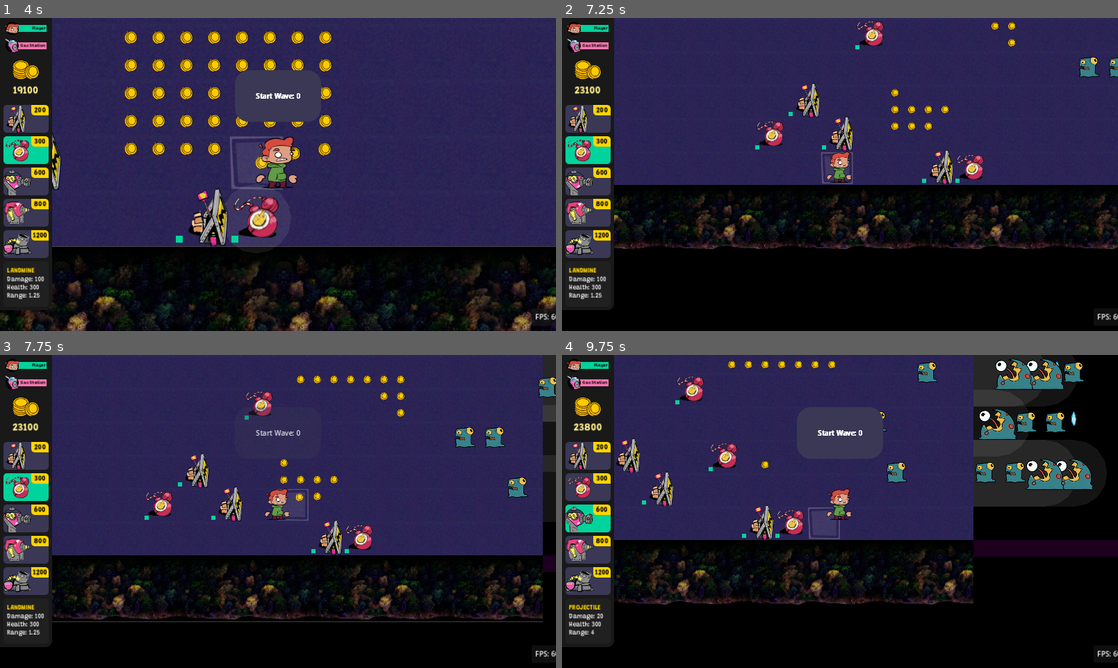
Above: before the commit, frames 1-4 (two rows, left to right).
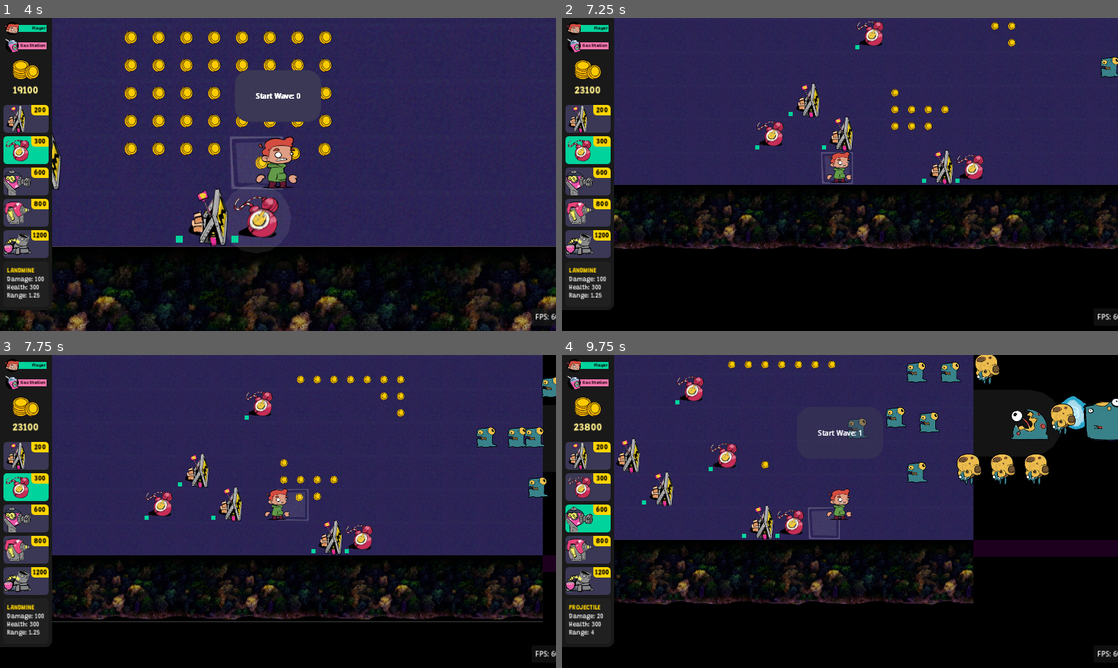
Above: after the commit, the same moments.

Repository: Slushie-Defense/Slushie
Game: Godot game, scene res://UserInterface/SplashScreen/SplashScreen.tscn
Same seed, same stepped clock (60 frames per second), same inputs: the game is played once before the commit and once after it. Sound files missing from this copy of the repository are replaced by a short silence.
Inputs:
- Up to frame 1 (4 s): click "Start" at 0.5 s; tap Enter (StartButton) at 1.25, 1.55, 2.1, 3.05 s; hold Right (RightButton) 1.28-2.03 s; hold Shift (ActionButton) 1.28-2.03 s; hold Down (DownButton) 2.03-2.78 s; tap Shift (ActionButton) at 2.3, 3.8 s; hold Right (RightButton) 2.78-3.53 s; hold Shift (ActionButton) 2.78-3.53 s; hold Up (UpButton) from 3.53 s (still down); tap E (SelectItemButton) at 3.6 s
- Up to frame 2 (7.25 s): release Up (UpButton) at 4.28 s; hold Enter (StartButton) 4.28-5.03 s; hold Left (LeftButton) 4.28-5.78 s; tap = (ZoomIn) at 5.1 s; tap Shift (ActionButton) at 5.3, 6.6 s; hold Down (DownButton) 5.78-6.53 s; hold - (ZoomOut) 5.78-6.53 s; tap Enter (StartButton) at 6.05 s; hold Right (RightButton) from 6.53 s (still down)
- Up to frame 3 (7.75 s): release Right (RightButton) at 7.28 s; hold Up (UpButton) from 7.28 s (still down); hold Enter (StartButton) from 7.28 s (still down)
- Up to frame 4 (9.75 s): release Up (UpButton) at 8.03 s; release Enter (StartButton) at 8.03 s; hold Right (RightButton) 8.03-8.78 s; tap Shift (ActionButton) at 8.1 s; hold Down (DownButton) 8.78-9.53 s; hold E (SelectItemButton) 8.78-9.53 s; tap Enter (StartButton) at 9.05, 9.6 s; hold Left (LeftButton) from 9.53 s (still down)

Frame 1 is identical in both runs. In frame 2, 0.4% of the frame differs, in the area x 93-100%, y 12-20%; in frame 3, 1.8%; in frame 4, 9.4%, in the area x 46-100%, y 0-49%.

Commit message:
Wave active

Diff:
--- a/Entities/Managers/WaveManager/WaveManager.gd
+++ b/Entities/Managers/WaveManager/WaveManager.gd
@@ -30,6 +30,9 @@
 var all_portals_list : Array = []
 var active_portals_list : Array = []
 
+# Spawning
+var wave_active : bool = false
+
 # Initatialize
 func _ready():
 	all_portals_list = _find_all_portals()
@@ -37,10 +40,12 @@
 # Start the Wave
 func _input(event):
 	if event.is_action_pressed("StartButton"):
-		_spawn_wave(current_wave_index)
+		if not wave_active:
+			_spawn_wave(current_wave_index)
 
 # spawns a wave, which syncronously loops through the groups
 func _spawn_wave(wave_number: int):
+	wave_active = true
 	# Message that he wave is starting
 	Main.emit_signal("signal_wave_event", "Start Wave: " + str(wave_number))
 	# Exit if there are no waves
@@ -95,6 +100,7 @@
 		if current_group_index < current_wave.enemy_group_list.size():
 			_start_next_group()
 		else:
+			wave_active = false
 			# Wave number
 			Main.emit_signal("signal_wave_event", "Wave Complete: " + str(current_wave_index))
 			# Close all the open portals
--- a/Entities/Portals/Portal.gd
+++ b/Entities/Portals/Portal.gd
@@ -10,6 +10,8 @@
 	portal_sprite.scale = Vector2.ZERO
 
 func _set_portal_state_open(set_state):
+	if open_state == set_state:
+		return # Ignore if its the current state
 	# Set the state
 	open_state = set_state
 	# Play animation
--- a/Levels/Level1.tscn
+++ b/Levels/Level1.tscn
@@ -54,13 +54,33 @@
 bottom_portal = false
 enemy_group_list = Array[ExtResource("2_jxhn7")]([SubResource("Resource_ijmf1"), SubResource("Resource_m6f12"), SubResource("Resource_x33yq")])
 
+[sub_resource type="Resource" id="Resource_l5qdc"]
+script = ExtResource("2_jxhn7")
+basic = 0
+grunt = 0
+spitter = 0
+tank = 1
+floater = 0
+group_delay_time = 0.5
+spawn_delay_time = 0.5
+spawn_method = 1
+
+[sub_resource type="Resource" id="Resource_8j6p3"]
+script = ExtResource("2_lo4u0")
+top_portal = false
+middle_top_portal = false
+middle_portal = true
+middle_bottom_portal = false
+bottom_portal = false
+enemy_group_list = Array[ExtResource("2_jxhn7")]([SubResource("Resource_l5qdc")])
+
 [sub_resource type="RectangleShape2D" id="RectangleShape2D_y2vj4"]
 size = Vector2(96, 1024)
 
 [node name="Level1" type="Node2D"]
 
 [node name="WaveManager" parent="." instance=ExtResource("1_cqx0q")]
-waves = Array[ExtResource("2_lo4u0")]([SubResource("Resource_iflx8")])
+waves = Array[ExtResource("2_lo4u0")]([SubResource("Resource_iflx8"), SubResource("Resource_8j6p3")])
 
 [node name="GroundTexture" parent="." instance=ExtResource("1_xivym")]
 offset_right = 0.0
Not shown: 1 places in Levels/Level1.tscn that only renumber resources
